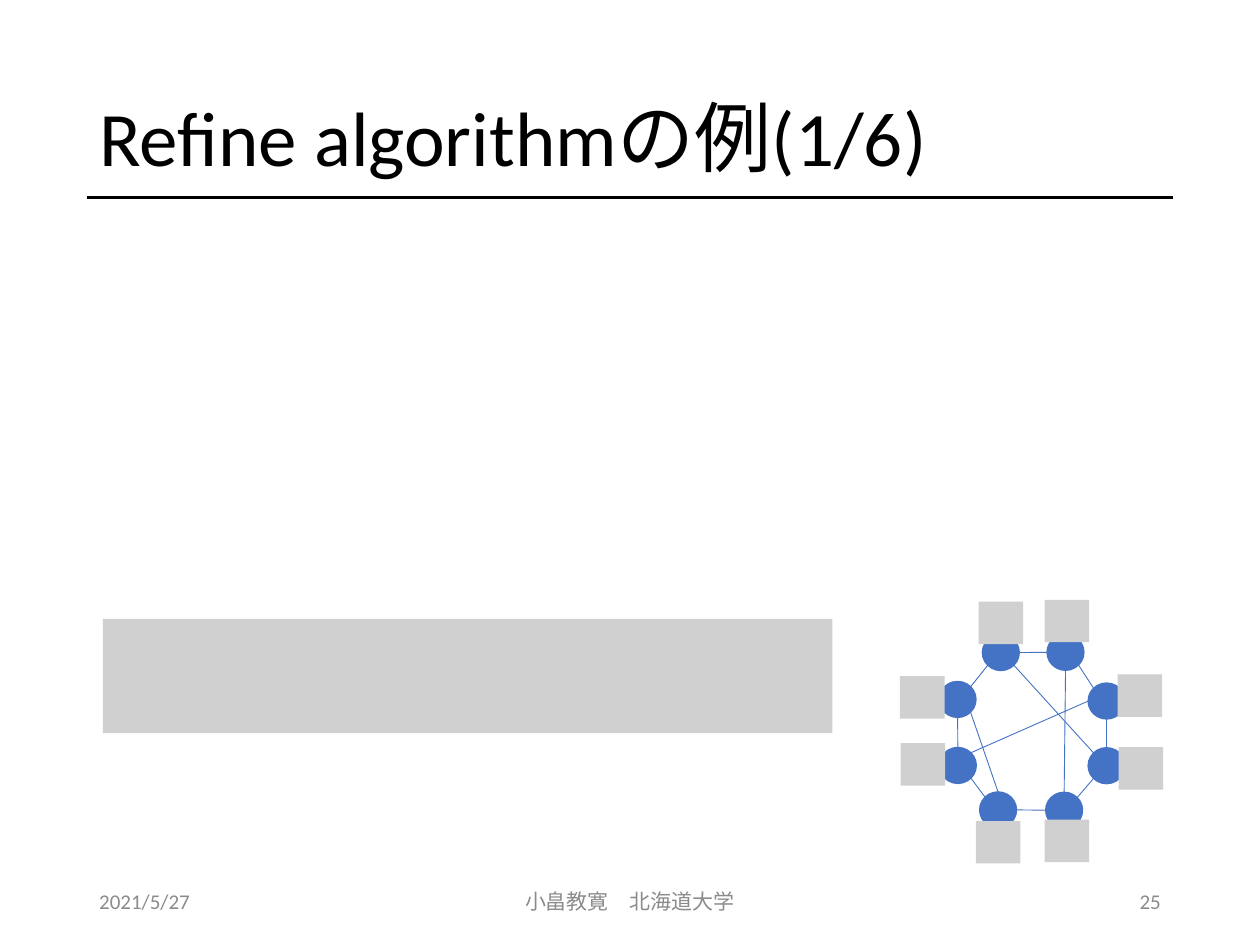
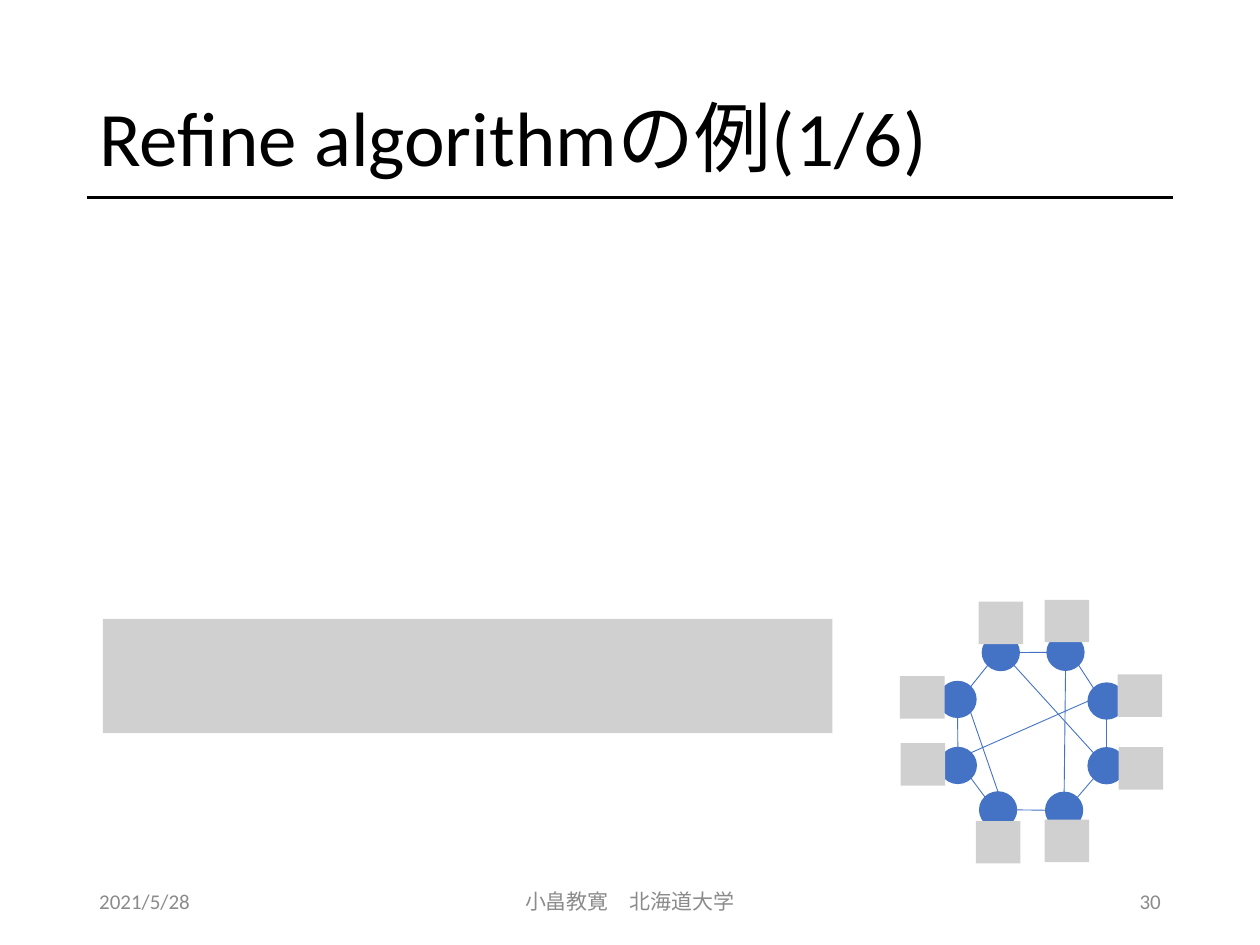
Before and after one commit to obatakyoukan/isomorphism, a slide deck: slide 30 of Isomorphism.pptx (slide 25 before the commit). Drawn at 1260x945 pixels with LibreOffice and Linux fonts; fonts in the diff are those of the drawing; grey boxes stand for pictures. Boxes give left, top, right and bottom in pixels: in the first picture for what was removed or moved away, otherwise in the second. Text is boxed around its words. In the diff, an @@ line names an element or a change of style, - is before the commit and + after.

```diff
--- a/Isomorphism.pptx
+++ b/Isomorphism.pptx
@@ text at (x1=99, y1=894, x2=190, y2=910): text changed @@
-2021/5/27
+2021/5/28
@@ page number at (x1=1140, y1=895, x2=1161, y2=909): text changed @@
-25
+30
```
Also in this commit, not shown: 32 other slides changed, 4 slides added.
